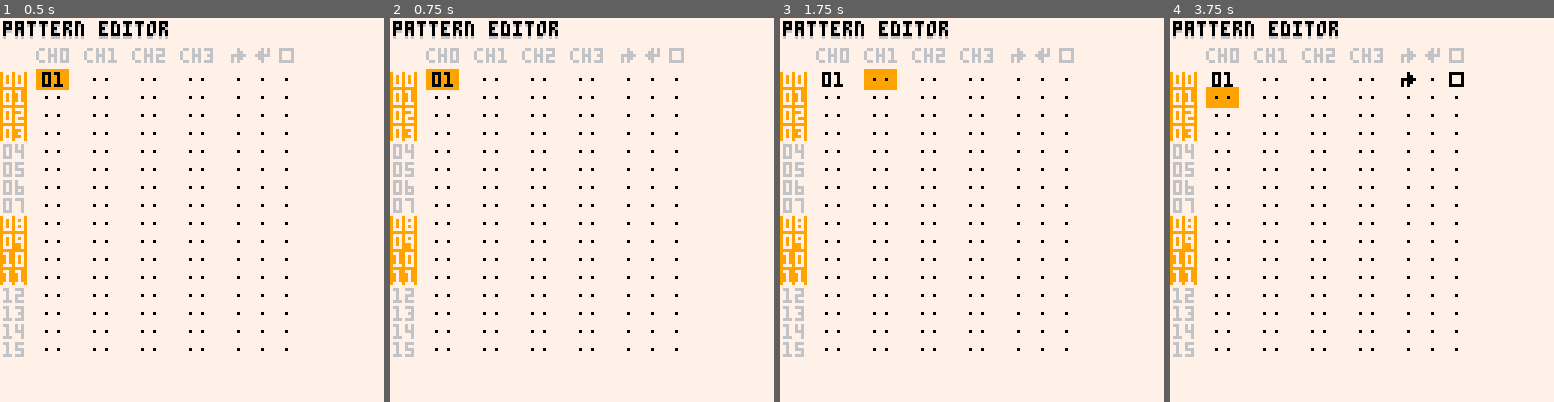
Above: before the commit, frames 1-4 (left to right).
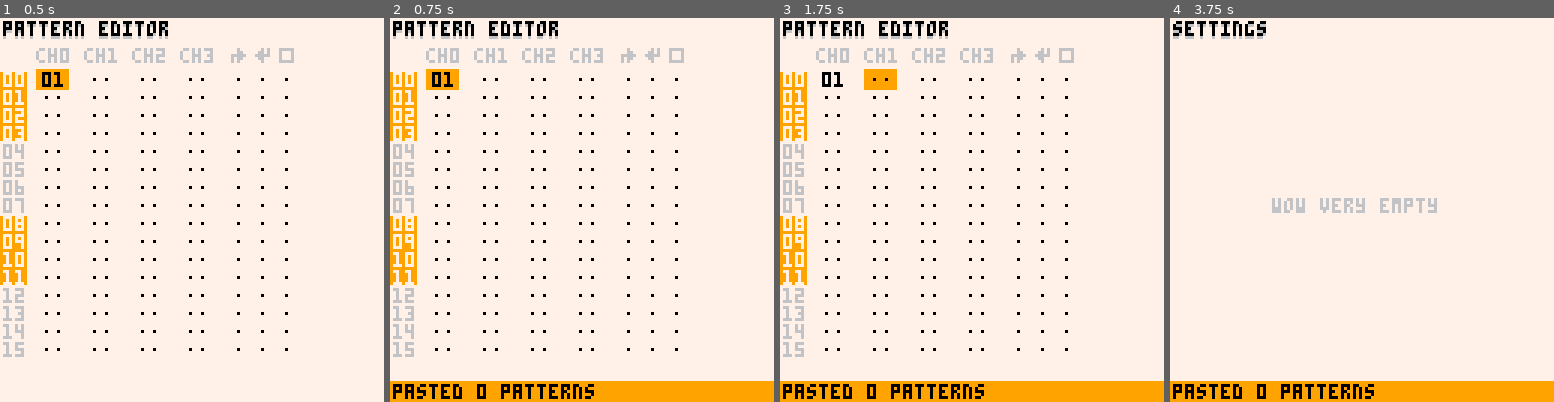
Above: after the commit, the same moments.

Repository: romainchapou/pico-sound-dj
Game: PICO-8 cartridge psdj.p8
Same seed, same stepped clock (60 frames per second), same inputs: the game is played once before the commit and once after it.
Inputs:
- Up to frame 1 (0.5 s): tap X (X key) at 0.33 s
- Up to frame 2 (0.75 s): tap O (Z key) at 0.7 s
- Up to frame 3 (1.75 s): tap X (X key) at 1.07 s; hold Right from 1.6 s (still down); hold P2 Left from 1.6 s (still down); tap O (Z key) at 1.7 s
- Up to frame 4 (3.75 s): tap X (X key) at 1.85, 2.97 s; release Right at 2.1 s; release P2 Left at 2.1 s; tap O (Z key) every 0.4 s from 2.1 to 3.7 s; hold Up 2.15-2.42 s; hold P2 Down 2.15-2.42 s; hold Right 2.47-3.03 s; hold P2 Left 2.47-3.03 s; hold Left 3.08-3.58 s; hold P2 Right 3.08-3.58 s; hold Down from 3.63 s (still down); hold P2 Up from 3.63 s (still down)

Frame 1 is identical in both runs. In frame 2, 5.5% of the frame differs, in the area x 0-100%, y 94-100%; in frame 3, 5.5%; in frame 4, 12%, in the area x 0-100%, y 0-100%.

Commit message:
Switch to dpad + 2 buttons UX

Diff:
--- a/key_handler.lua
+++ b/key_handler.lua
@@ -1,11 +1,11 @@
 function make_btn_state_seq(btn_val)
   return class:new {
-    btn_val = bnt_val,
+    btn_val = btn_val,
     hold_nb_frames = 0,
     time_since_last = 32000,
 
     update = function(_ENV)
-      if btn(bnt_val) and key_handler.last_frame_btn[1][btn_val] then
+      if btn(btn_val) and key_handler.last_frame_btn[1][btn_val] then
         hold_nb_frames += 1
       elseif btn() ~= 0 then
         hold_nb_frames = 0
@@ -22,7 +22,8 @@
     end,
 
     recent_short_press = function(_ENV)
-      return hold_nb_frames < 10 and time_since_last < 10
+      return not key_handler.last_frame_btn[1][btn_val]
+             and hold_nb_frames < 10 and time_since_last < 20
     end
   }
 end
@@ -56,8 +57,9 @@
   return btn(val, pl) and not key_handler.last_frame_btn[pl+1][val]
 end
 
--- return true when the sequence "bnt(v1) -> bnt(v2)" is quickly inputed
+-- return true when the sequence "btn(v1) -> btn(v2)" is quickly inputed
 -- v1 must be 4 or 5
+-- TODO launch only when btn(v2) is RELEASED!!!!
 function btnp_seq(v1, v2)
   if v1 ~= 4 and v1 ~= 5 then return false end
 
--- a/main.lua
+++ b/main.lua
@@ -62,11 +62,19 @@
 end
 
 function _update60()
+  -- disable the default behaviour of the start button (which is to bring up
+  -- the pause menu) so we can use it for playback launch
+  poke(0x5f30, 1)
+
   -- debug
   if btnp(0, 1) then T -= 1 end
   if btnp(1, 1) then T += 1 end
 
   current_pane:update()
+
+  if current_pane.post_udpate ~= nil then
+    current_pane:post_udpate()
+  end
 
   message_panel:update()
 
--- a/pattern_editor.lua
+++ b/pattern_editor.lua
@@ -32,9 +32,26 @@
     end
   end,
 
+  post_update = function(_ENV)
+    if multi_selection then
+      sel_line_lower = min(cur_line, sel_start_line)
+      sel_line_upper = max(cur_line, sel_start_line)
+      sel_col_lower  = min(cur_col, sel_start_col)
+      sel_col_upper  = max(cur_col, sel_start_col)
+    else
+      sel_start_line = cur_line
+      sel_start_col  = cur_col
+
+      sel_line_lower = cur_line
+      sel_line_upper = cur_line
+      sel_col_lower  = cur_col
+      sel_col_upper  = cur_col
+    end
+  end,
+
   update = function(_ENV)
     -- play/pause
-    if btnp_once(5, 1) then
+    if btn(6) then
       if stat(57) then
         music(-1)
       else
@@ -43,71 +60,47 @@
         -- modified while playing back the track)
         store_all_patterns_in_mem(_ENV)
 
-        music(btn(4, 1) and cur_line or 0)
-      end
-    end
-
-    local upd_upper_lower = function()
-      if multi_selection then
-        sel_line_lower = min(cur_line, sel_start_line)
-        sel_line_upper = max(cur_line, sel_start_line)
-        sel_col_lower  = min(cur_col, sel_start_col)
-        sel_col_upper  = max(cur_col, sel_start_col)
-      else
-        sel_start_line = cur_line
-        sel_start_col  = cur_col
-
-        sel_line_lower = cur_line
-        sel_line_upper = cur_line
-        sel_col_lower  = cur_col
-        sel_col_upper  = cur_col
-      end
-    end
-
-    -- sel modifier
-    if btn(4, 1) then
-      -- pane movement
+        music(btn(4) and cur_line or 0)
+      end
+    end
+
+    -- pane movement
+    if btn(4) then
       if btnp(0) then
         GLOBAL.current_pane = settings_pane
         return
       end
 
-      if btnp(1) and not multi_selection and patterns[cur_line+1].is_channel_activated[cur_col+1] then
+      if btnp(1) and patterns[cur_line+1].is_channel_activated[cur_col+1] then
         GLOBAL.current_pane = sfx_editor
         sfx_editor:init(patterns[cur_line+1].channels[cur_col+1].value)
         return
       end
-
-      if btnp_once(4) and cur_col < 4 then
-        if not multi_selection then
-          multi_selection = true
-          send_msg("select mode")
-        elseif sel_line_lower ~= 0 or sel_line_upper ~= 63 then
-          sel_start_line = 63
-          sel_start_col = 3
-          cur_line = 0
-          cur_col = 0
-        else
-          copy_selected_patterns(_ENV)
-        end
-      end
-
-      if btnp_once(5) then
-        if multi_selection then
-          cut_selected_patterns(_ENV)
-        else
-          paste_selected_patterns(_ENV)
-        end
-      end
-
-      upd_upper_lower()
-
-      return
-    end
-
-    if btnp_once(4) and multi_selection then
-      copy_selected_patterns(_ENV)
-    end
+    end
+
+    if not multi_selection then
+      if btnp_seq(4, 4) and cur_col < 4 then
+        multi_selection = true
+        send_msg("select mode")
+        return
+      end
+
+      if btnp_seq(5, 4) then
+        paste_selected_patterns(_ENV)
+        return
+      end
+    else
+      if btnp_seq(5, 5) then
+        cut_selected_patterns(_ENV)
+        return
+      end
+
+      if btnp_once(4) then
+        copy_selected_patterns(_ENV)
+        return
+      end
+    end
+
 
     if not btn(4) and not btn(5) then
       if btnp(0) then cur_col -= 1 end
@@ -117,7 +110,7 @@
       if btnp(3) then cur_line += 1 end
 
       cur_col = mid(0, cur_col, multi_selection and 3 or 6)
-      cur_line = mid(0, cur_line, 63)
+      cur_line %= 64
 
       if first_visible_pattern + 15 < cur_line then
         first_visible_pattern = cur_line - 15
@@ -126,7 +119,7 @@
       end
     end
 
-    upd_upper_lower()
+    post_update(_ENV)
 
     for pat_line=sel_line_lower,sel_line_upper do
       for pat_col=sel_col_lower,sel_col_upper do
@@ -194,6 +187,7 @@
       add(copied_patterns, peek4(get_pattern_mem_addr(pat_id)))
     end
     multi_selection = false
+    key_handler.double_registered = true
 
     send_msg("copied " .. tostr(#copied_patterns) .. " patterns")
   end,
--- a/pattern_widget.lua
+++ b/pattern_widget.lua
@@ -28,15 +28,17 @@
 
     update = function(_ENV, sub_selection)
       if sub_selection < #channels then
-        if btn(4) then
-          if btnp_once(5) then
-            -- TODO also copy the channel here (cut behaviour)
-            is_channel_activated[sub_selection+1] = false
-          end
-        else
-          if btnp_once(5) then
-            -- activate the channel
-            is_channel_activated[sub_selection+1] = true
+        if not pattern_editor.multi_selection then
+          if btn(4) then
+            if btnp_once(5) then
+              -- TODO also copy the channel here (cut behaviour)
+              is_channel_activated[sub_selection+1] = false
+            end
+          else
+            if btnp_once(5) then
+              -- activate the channel
+              is_channel_activated[sub_selection+1] = true
+            end
           end
         end
 
@@ -45,7 +47,7 @@
         get_settings_widgets(_ENV)[sub_selection - #channels + 1]:update()
       end
 
-      if shl(btn(), 8) ~= 0 then
+      if btn() & 0b101111~= 0 then
         store_pattern_in_mem(_ENV)
       end
     end,
--- a/settings_pane.lua
+++ b/settings_pane.lua
@@ -1,8 +1,11 @@
 settings_pane = class:new {
   update = function(_ENV)
-    if btn(4, 1) and btnp(1) then
+    if btn(4) and btnp(1) then
       GLOBAL.current_pane = pattern_editor
     end
+
+    -- restore the default behaviour of the start button for this screen
+    poke(0x5f30, 0)
   end,
 
   draw = function(_ENV)
--- a/sfx_editor.lua
+++ b/sfx_editor.lua
@@ -51,29 +51,24 @@
 
   update = function(_ENV)
     -- pane movement
-    if btn(4, 1) and btnp(0) then
-      GLOBAL.current_pane = pattern_editor
-      return
+    if btn(4) then
+      if btnp(0) then
+        GLOBAL.current_pane = pattern_editor
+        return
+      end
+
+      if btnp_once(2) then change_sfx(_ENV, sfx_id-1) end
+      if btnp_once(3) then change_sfx(_ENV, sfx_id+1) end
     end
 
     -- play/pause on this sfx
-    if btnp_once(5, 1) then
+    if btn(6) then
       if stat(46) ~= sfx_id then
         play_sfx(_ENV)
       else
         -- already playing, stop the playback
         sfx(sfx_id, -2)
       end
-    end
-
-    if not btn(4, 1) and btn(4) then
-      if btnp(0) then panel_selection -= 1 end
-      if btnp(1) then panel_selection += 1 end
-
-      panel_selection = mid(0, panel_selection, 1)
-
-      if btnp_once(2) then change_sfx(_ENV, sfx_id-1) end
-      if btnp_once(3) then change_sfx(_ENV, sfx_id+1) end
     end
 
     if panel_selection == 0 then
@@ -157,50 +152,41 @@
         note_id <= selection_upper
   end,
 
+  post_update = function(_ENV)
+    if multi_selection then
+      selection_upper = max(selection_start, current_note)
+      selection_lower = min(selection_start, current_note)
+    else
+      selection_start = current_note
+      selection_upper = current_note
+      selection_lower = current_note
+    end
+  end,
+
   update_note_panel = function(_ENV)
-    local upd_uppper_lower = function()
-      if multi_selection then
-        selection_upper = max(selection_start, current_note)
-        selection_lower = min(selection_start, current_note)
-      else
-        selection_start = current_note
-        selection_upper = current_note
-        selection_lower = current_note
-      end
-    end
-
     -- sel modifier
-    if btn(4, 1) then
+    if not multi_selection then
+      if btnp_seq(4, 4) then
+        multi_selection = true
+        send_msg("select mode")
+        return
+      end
+
+      if btnp_seq(5, 4) then
+        paste_selection(_ENV)
+        notes[current_note]:play_tmp_note()
+        return
+      end
+    else
+      if btnp_seq(5, 5) then
+        cut_selected_notes(_ENV)
+        return
+      end
+
       if btnp_once(4) then
-        if not multi_selection then
-          multi_selection = true
-          send_msg("select mode")
-        else
-          if selection_lower ~= 1 or selection_upper ~= 32 then
-            -- second press of sel+b selects everything
-            selection_start = 32
-            current_note = 1
-          else
-            copy_selected_notes(_ENV)
-          end
-        end
-      end
-
-      if btnp_once(5) then
-        if multi_selection then
-          cut_selected_notes(_ENV)
-        else
-          paste_selection(_ENV)
-        end
-      end
-
-      upd_uppper_lower()
-
-      return
-    end
-
-    if multi_selection and btnp_once(4) then
-      copy_selected_notes(_ENV)
+        copy_selected_notes(_ENV)
+        return
+      end
     end
 
     -- moving the cursor around
@@ -228,9 +214,9 @@
       sub_selection = mid(1, sub_selection, 4)
     end
 
-    current_note = mid(1, current_note, 32)
-
-    upd_uppper_lower()
+    current_note = (current_note-1)%32+1
+
+    post_update(_ENV)
 
     local are_all_selected_notes_volume_0 = true
     for i=selection_lower,selection_upper do
@@ -248,15 +234,11 @@
 
   update_settings_panel = function(_ENV)
     -- sel modifier
-    if btn(4, 1) then
-      -- TODO @Improve: this feature definitively should be present,
-      -- but I'm not sure about this UX
-      if btnp_once(4) then
-        copy_whole_sfx(_ENV)
-      elseif btnp_once(5) then
-        paste_selection(_ENV)
-      end
-
+    if btnp_seq(4, 4) then
+      copy_whole_sfx(_ENV)
+      return
+    elseif btnp_seq(4, 5) then
+      paste_selection(_ENV)
       return
     end
 
@@ -323,7 +305,7 @@
   end,
 
   play_sfx = function(_ENV)
-    sfx(sfx_editor.sfx_id, 0, btn(4, 1) and current_note-1 or 0)
+    sfx(sfx_editor.sfx_id, 0, btn(4) and current_note-1 or 0)
   end,
 
   change_sfx = function(_ENV, new_sfx_id)
